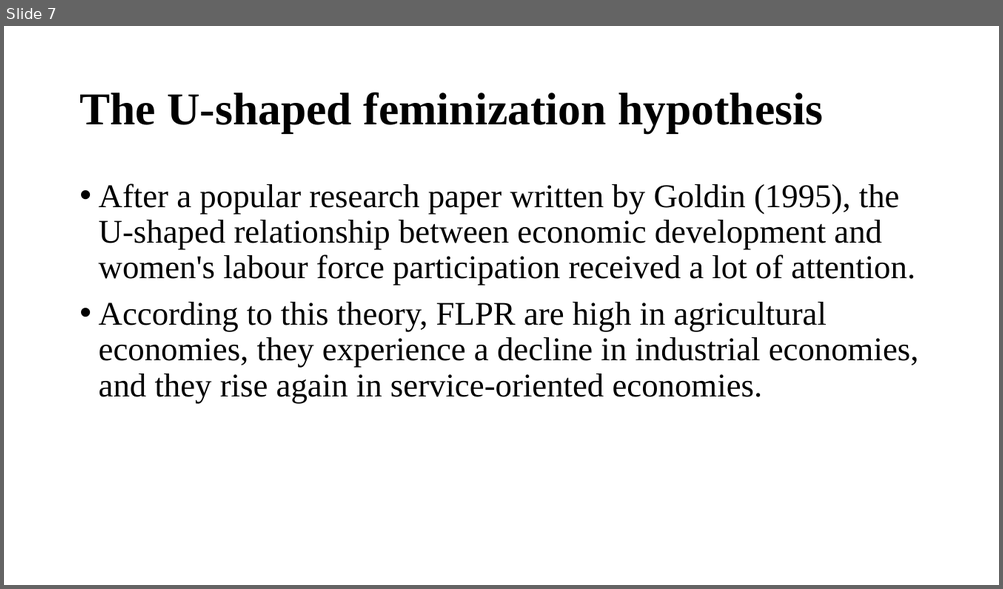
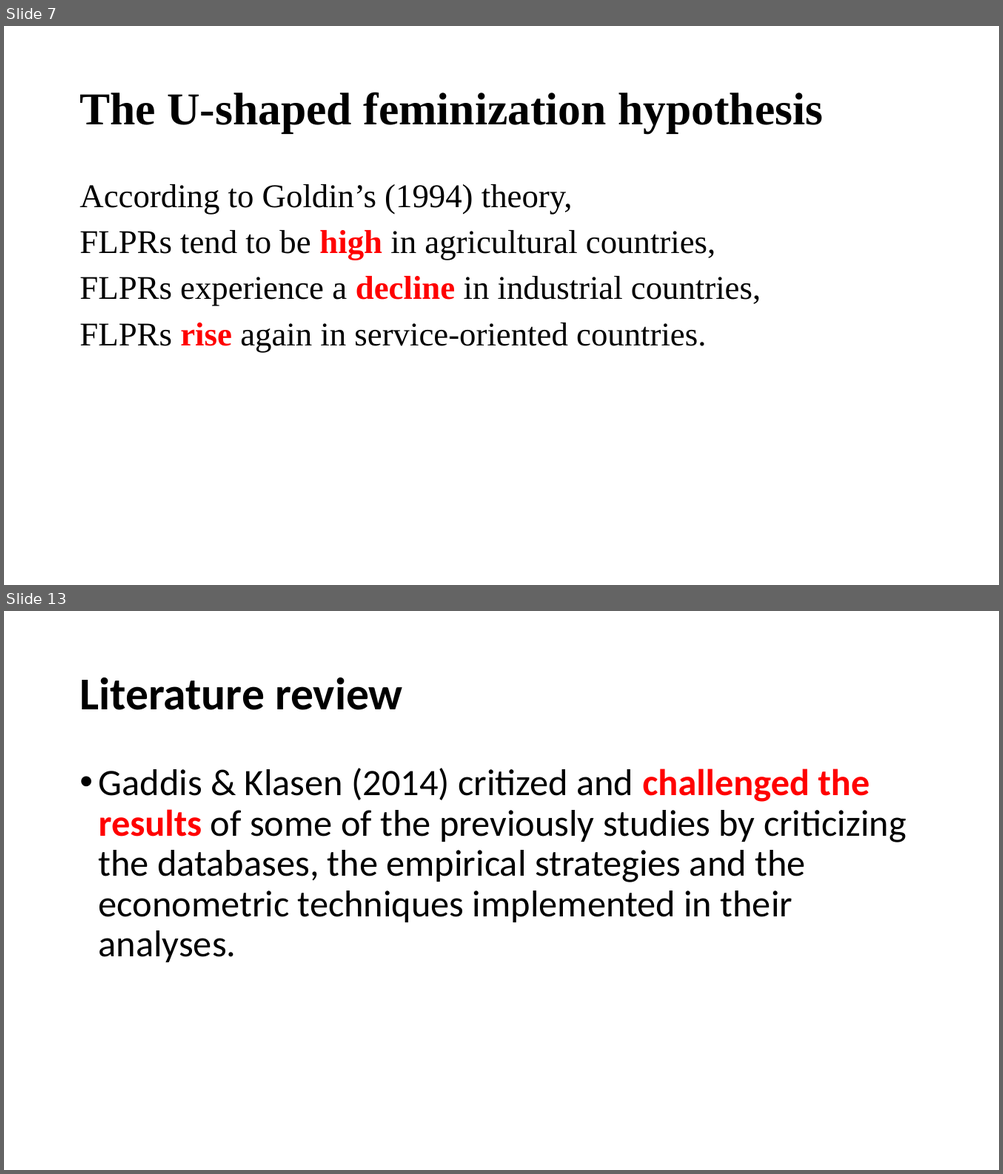
Before and after one commit to ilopezmoreno/Chapter1-PhDthesis, a slide deck: Slides. Chapter1-PhDthesis.pptx. Shown one above the other, each under a label of ours: slide 7 before the commit, slides 7 and 13 after it; the slides between them are not shown. The pictures are 1003x589 and 1003x1174 pixels, drawn with LibreOffice and Linux fonts; fonts in the diff are those of the drawing. Boxes give left, top, right and bottom in pixels: in the first picture for what was removed or moved away, otherwise in the second. Text is boxed around its words. In the diff, an @@ line names an element or a change of style, - is before the commit and + after.

```diff
--- a/Slides. Chapter1-PhDthesis.pptx
+++ b/Slides. Chapter1-PhDthesis.pptx
@@ slide 13 added at (4,611,999,1170), background #FFFFFF @@
@@ title added at (79,677,403,710), 44 pt, text #000000, bold @@
+Literature review
@@ text added at (99,768,906,963), 36 pt, text #000000 @@
+• Gaddis & Klasen (2014) critized and challenged the results of some of the previously studies by criticizing the databases, the empirical strategies and the econometric techniques implemented in their analyses.
@@ slide 7 changed as well @@
@@ text at (79,184,760,352): text changed @@
-• After a popular research paper written by Goldin (1995), the U-shaped relationship between economic development and women's labour force participation received a lot of attention.
-• According to this theory, FLPR are high in agricultural economies, they experience a decline in industrial economies, and they rise again in service-oriented economies.
+According to Goldin’s (1994) theory,
+FLPRs tend to be high in agricultural countries,
+FLPRs experience a decline in industrial countries,
+FLPRs rise again in service-oriented countries.
```
Also in this commit, not shown: 8 other slides changed, 54 other slides added, 6 slides removed, 5 other files.
